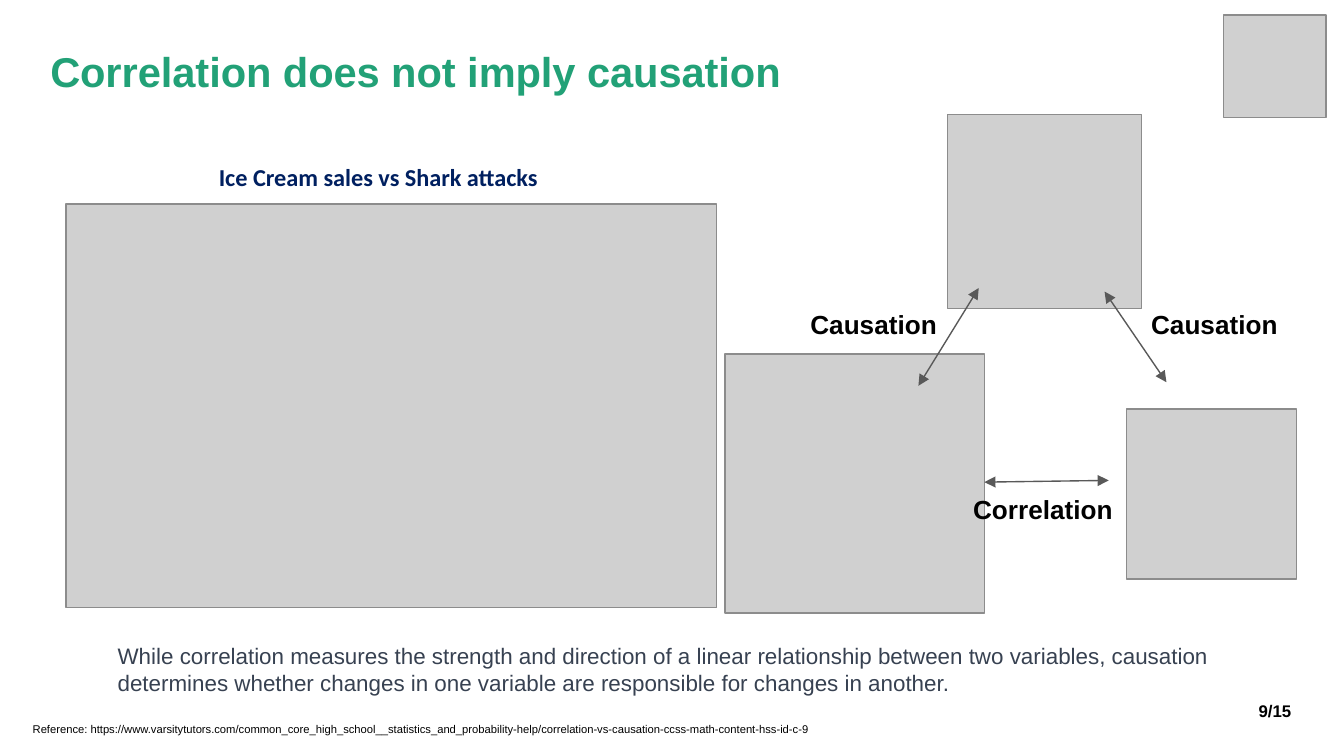
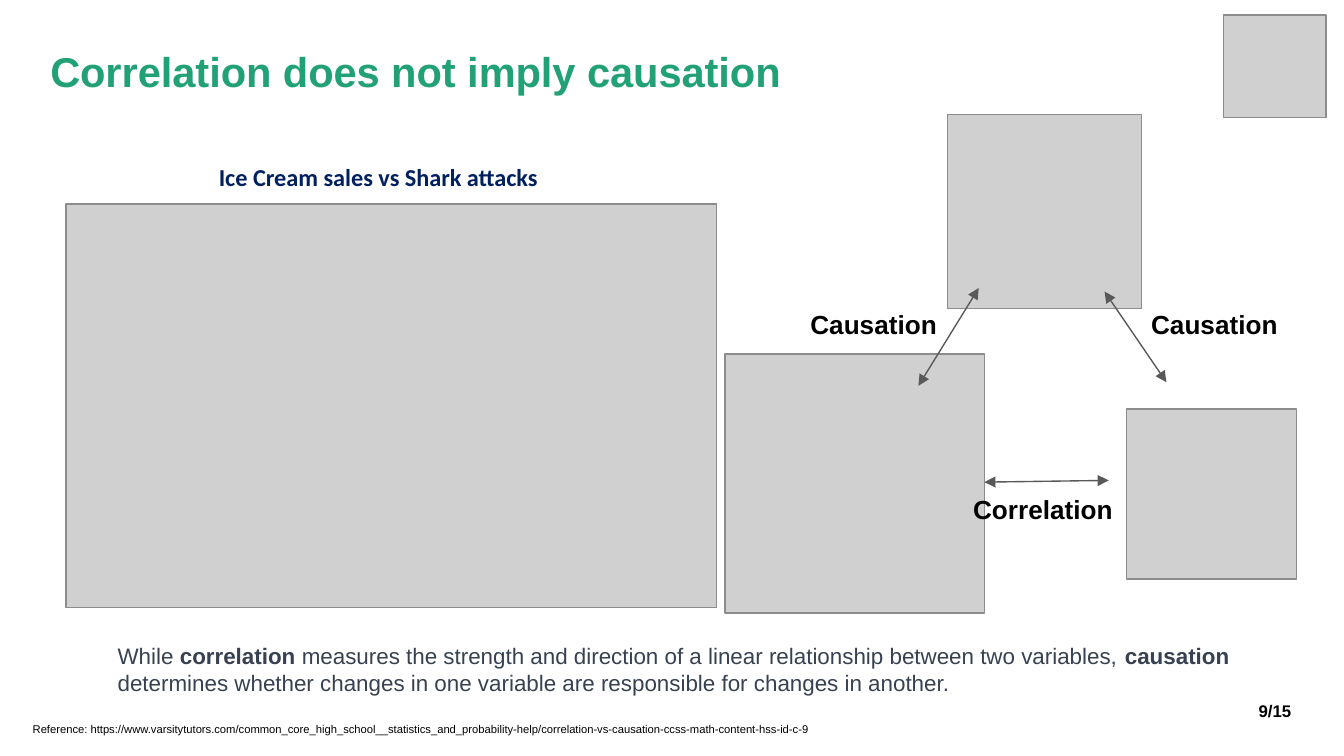
Before and after one commit to Shagun-25/Linear_Regression_Presentation, a slide deck: slide 13 of LR Presentation.pptx. Drawn at 1344x756 pixels with LibreOffice and Linux fonts; fonts in the diff are those of the drawing; grey boxes stand for pictures. Boxes give left, top, right and bottom in pixels: in the first picture for what was removed or moved away, otherwise in the second. Text is boxed around its words. In the diff, an @@ line names an element or a change of style, - is before the commit and + after.

Commit message:
Linear Regression: A Practical Perspective

```diff
--- a/LR Presentation.pptx
+++ b/LR Presentation.pptx
@@ text "While correlation measures the strength ..." at (118, 647, 1229, 696): bold on in "correlation causation" @@
```
Also in this commit, not shown: 1 other slide changed.
